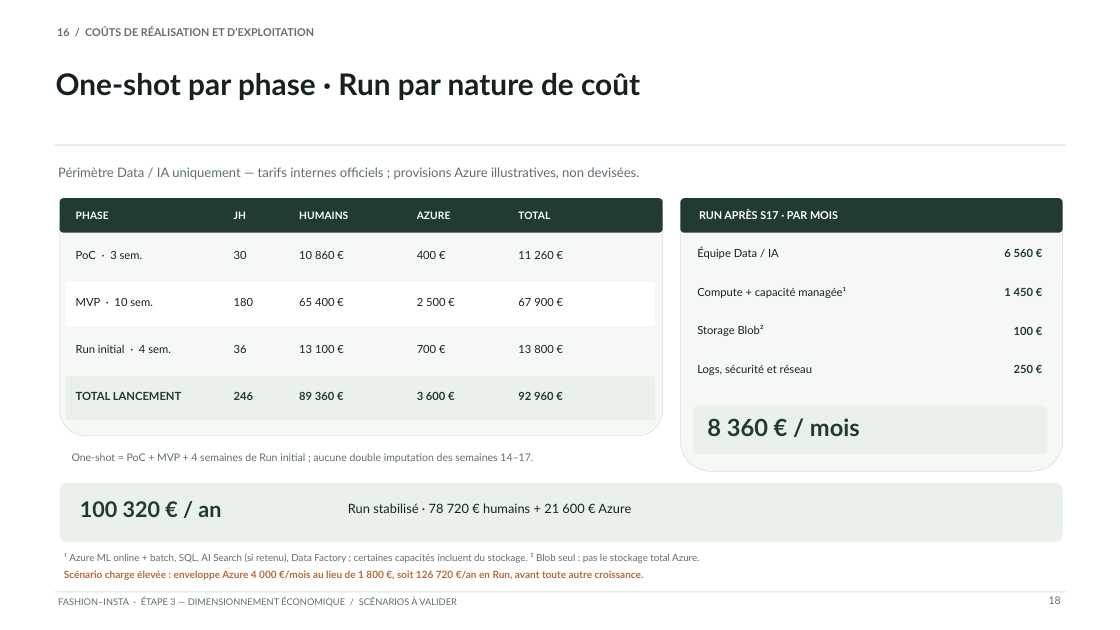
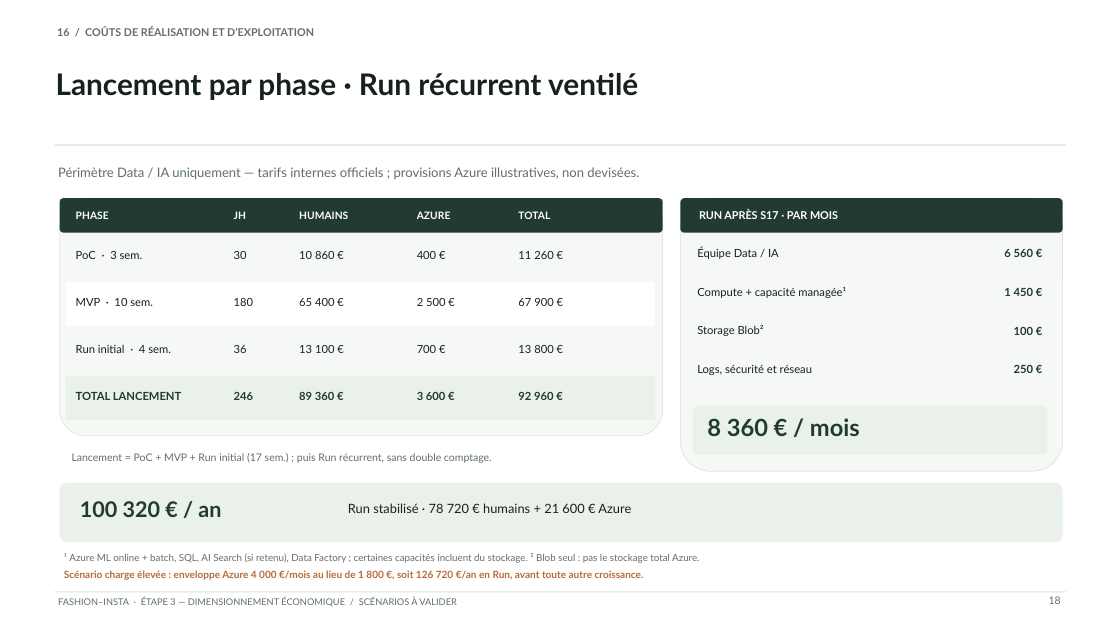
Before and after one commit to VincentDesmouceaux/P11_Cadrage_Projet_IA_FashionInsta, a slide deck: slide 18 of livrables/P11_FashionInsta_Partie2_Etape3_Couts_ROI.pptx. Drawn at 1120x630 pixels with LibreOffice and Linux fonts; fonts in the diff are those of the drawing. Boxes give left, top, right and bottom in pixels: in the first picture for what was removed or moved away, otherwise in the second. Text is boxed around its words. In the diff, an @@ line names an element or a change of style, - is before the commit and + after.

```diff
--- a/livrables/P11_FashionInsta_Partie2_Etape3_Couts_ROI.pptx
+++ b/livrables/P11_FashionInsta_Partie2_Etape3_Couts_ROI.pptx
@@ text at box(56, 73, 638, 100): text changed @@
-One-shot par phase · Run par nature de coût
+Lancement par phase · Run récurrent ventilé
@@ text at box(72, 453, 492, 463): text changed @@
-One-shot = PoC + MVP + 4 semaines de Run initial ; aucune double imputation des semaines 14–17.
+Lancement = PoC + MVP + Run initial (17 sem.) ; puis Run récurrent, sans double comptage.
```
Also in this commit, not shown: 2 other slides changed, 2 slides added, 8 other files.
